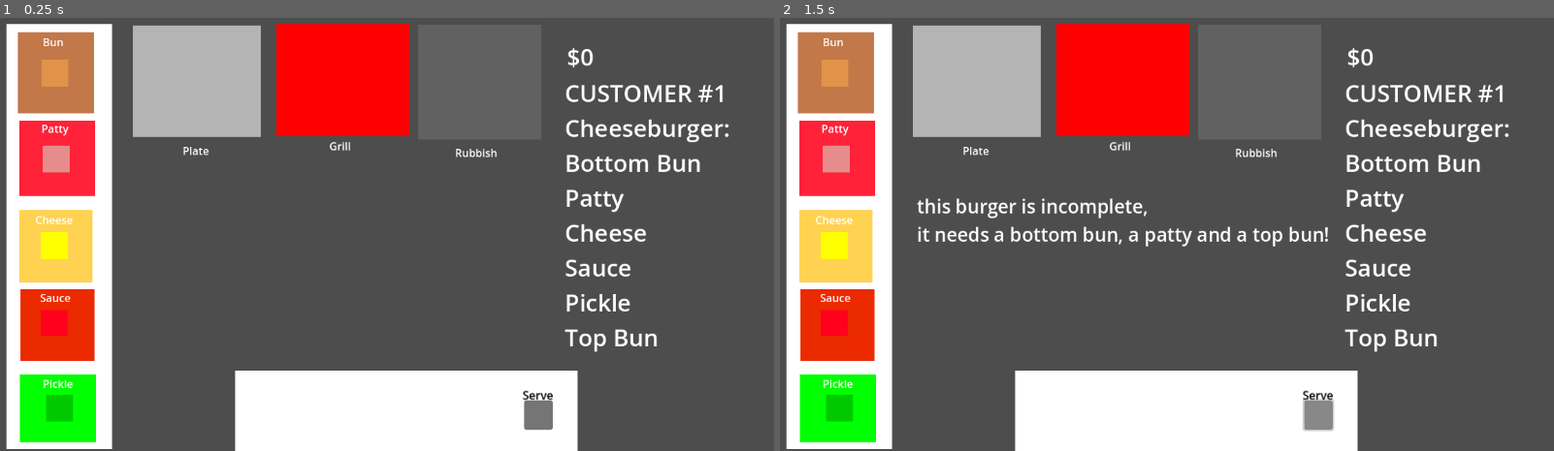
Above: before the commit, frames 1-2 (left to right).
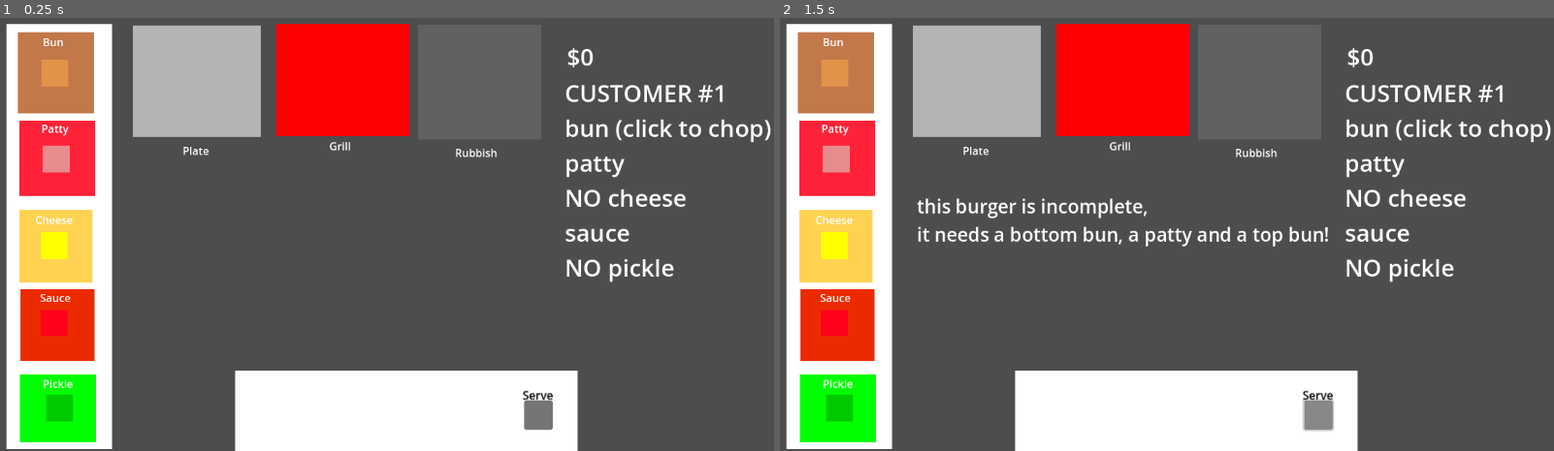
Above: after the commit, the same moments.

Repository: MooseGamerL/BananaPants
Game: Godot game, scene res://Scenes/main.tscn
Two runs of this game, one before a commit and one after it. Both use one fixed random seed, a clock stepped at 60 frames per second and the inputs below.
Inputs:
- Up to frame 1 (0.25 s): no input
- Up to frame 2 (1.5 s): click "Serve" at 0.5 s; click "Serve" at 1.25 s

The runs differ from the first frame. In frame 1, 2.1% of the frame differs, in the area x 72-100%, y 23-78%; in frame 2, 2.1%.

Commit message:
v1.14
varied orders

Diff:
--- a/Scripts/Main.gd
+++ b/Scripts/Main.gd
@@ -1,6 +1,21 @@
 extends Node2D
 
-const RECIPE := ["bottom_bun", "patty", "cheese", "sauce", "pickle", "top_bun"]
+const BASE_ORDER := {
+	"bottom_bun": 1, "patty": 2, "cheese": 3, "sauce": 4, "pickle": 5, "top_bun": 6
+}
+
+const MODIFIERS := [
+	{"name": "no pickles",    "item": "pickle", "count": 0},
+	{"name": "extra pickles", "item": "pickle", "count": 2},
+	{"name": "no sauce",      "item": "sauce",  "count": 0},
+	{"name": "no cheese",     "item": "cheese", "count": 0},
+	{"name": "double cheese", "item": "cheese", "count": 2},
+	{"name": "double patty",  "item": "patty",  "count": 2}
+]
+
+const TICKET_ORDER := ["patty", "cheese", "sauce", "pickle"]
+
+const BUN_PLACEMENT_PENALTY := 0.15
 
 const ESSENTIALS := ["bottom_bun", "patty", "top_bun"]
 const ESSENTIAL_LABELS := {
@@ -25,6 +40,7 @@
 var money := 0
 var customer := 1
 var order_start_ms := 0
+var order := BASE_ORDER.duplicate()
 
 func _ready() -> void:
 	serve_button.pressed.connect(on_serve)
@@ -39,8 +55,37 @@
 	item.spawned.connect(register)
 
 func start_order() -> void:
-	order_label.text = "CUSTOMER #%d\nCheeseburger:\nBottom Bun \nPatty \nCheese \nSauce \nPickle \nTop Bun"% customer
+	order = roll_order()
+	order_label.text = ticket_text()
 	order_start_ms = Time.get_ticks_msec()
+	print("ORDER #%d: %s" % [customer, str(order)])
+
+func roll_order() -> Dictionary:
+	var _order := BASE_ORDER.duplicate()
+	var pool := MODIFIERS.duplicate()
+	pool.shuffle()
+	var spoken_for := {}
+	var wanted := 1 + (randi() % 2)
+	for mod in pool:
+		if spoken_for.size() >= wanted:
+			break
+		if spoken_for.has(mod.item):
+			continue
+		spoken_for[mod.item] = true
+		order[mod.item] = mod.count
+	return order
+
+func ticket_text() -> String:
+	var lines := ["CUSTOMER #%d" % customer, "bun (click to chop)"]
+	for item in TICKET_ORDER:
+		var count: int = order.get(item, 0)
+		if count == 0:
+			lines.append("NO %s" % item)
+		elif count == BASE_ORDER[item]:
+			lines.append(item)
+		else:
+			lines.append("%s x%d" % [item, count])
+	return "\n".join(lines)
 
 func on_item_wasted(cost: int) -> void:
 	money = max(0, money - cost)
@@ -101,12 +146,7 @@
 		if not patties.is_empty():
 			cook /= patties.size()
 
-	var n : int = min(stack.size(), RECIPE.size())
-	var correct := 0
-	for i in n:
-		if stack[i] == RECIPE[i]:
-			correct += 1
-	var assembly := correct / float(RECIPE.size())
+	var assembly := assembly_score(stack)
 
 	var speed := 1.0
 	if elapsed > TARGET_SECONDS:
@@ -115,10 +155,40 @@
 
 	var payout : int = int(round(BASE_PRICE * cook * assembly)) + speed_bonus
 
-	print("--- SERVE --- cook=%.2f assembly=%.2f (%d/%d) time=%.1fs speed=%d => $%d" % [
-		cook, assembly, correct, RECIPE.size(), elapsed, speed_bonus, payout])
-	show_result(cook, assembly, correct, elapsed, speed_bonus, payout)
+	print("--- SERVE --- cook=%.2f assembly=%.2f time=%.1fs speed=%d => $%d (wanted %s, got %s)" % [
+		cook, assembly, elapsed, speed_bonus, payout, str(order), str(counts(stack))])
+	show_result(cook, assembly, elapsed, speed_bonus, payout)
 	return payout
+
+func assembly_score(stack: Array) -> float:
+	var got := counts(stack)
+	var wanted_total := 0
+	for item in order:
+		wanted_total += order[item]
+
+	var every_item := {}
+	for item in order:
+		every_item[item] = true
+	for item in got:
+		every_item[item] = true
+
+	var wrong = 0
+	for item in every_item:
+		wrong += abs(int(order.get(item, 0)) - int (got.get(item, 0)))
+	var correctness: float = max (0.0, 1.0 - float(wrong) / float(wanted_total))
+
+	var placement := 1.0
+	if stack.is_empty() or stack[0] != "bottom_bun":
+		placement -= BUN_PLACEMENT_PENALTY
+	if stack.is_empty() or stack[-1] != "top_bun":
+		placement -= BUN_PLACEMENT_PENALTY
+	return correctness * placement
+
+func counts(stack: Array) -> Dictionary:
+	var _counts := {}
+	for item_name in stack:
+		_counts[item_name] = _counts.get(item_name, 0) + 1
+	return _counts
 
 func side_score(state: int) -> float:
 	if state == CONGRATULATION:
@@ -126,6 +196,6 @@
 	var diff : int = abs(state - WELL)
 	return max(0.0, 1.0 - diff * 0.3) # WELL=1.0  MED=0.7  RARE=0.4 RAW=0.1
 
-func show_result(cook: float, _assembly: float, correct: int, elapsed: float, bonus: int, payout: int) -> void:
-	result_label.text = "Payout: $%d\ncook %d%%  assembly %d/%d\ntime %.1fs speed +$%d" % [
-		payout, int(round(cook * 100)), correct,RECIPE.size(), elapsed, bonus]
+func show_result(cook: float, _assembly: float, elapsed: float, bonus: int, payout: int) -> void:
+	result_label.text = "Payout: $%d\ncook %d%% \norder %d%%\ntime %.1fs speed +$%d" % [
+		payout, int(round(cook * 100)), int(round(_assembly * 100)), elapsed, bonus]
